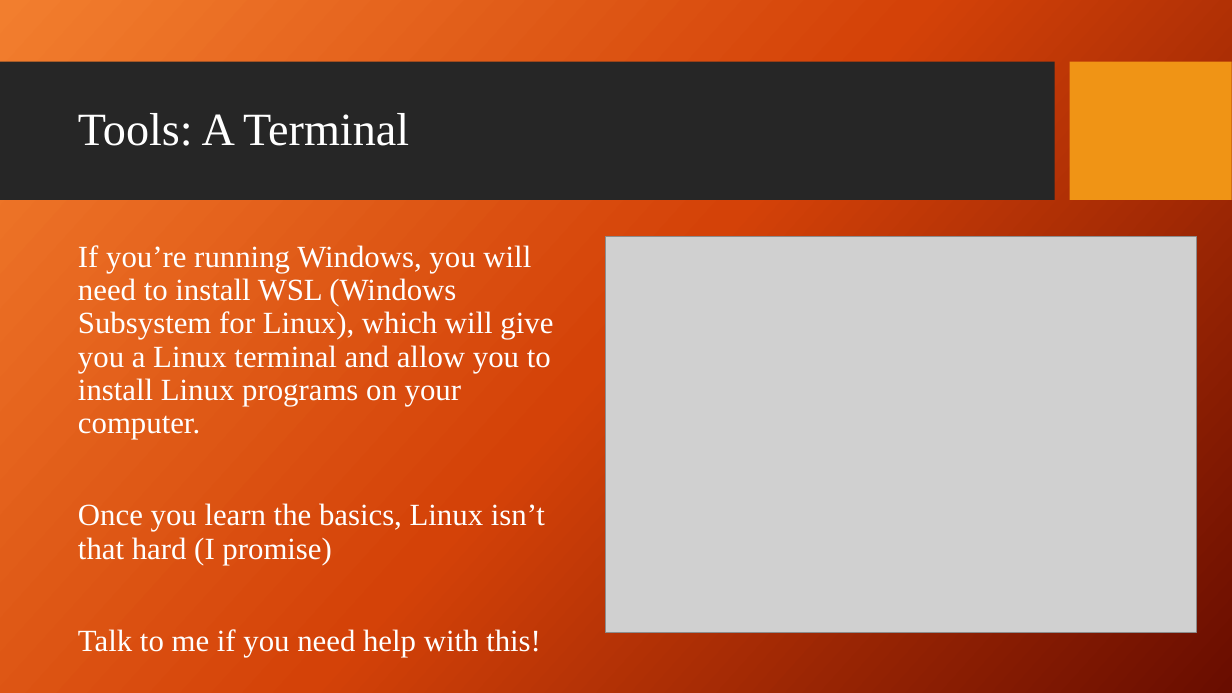
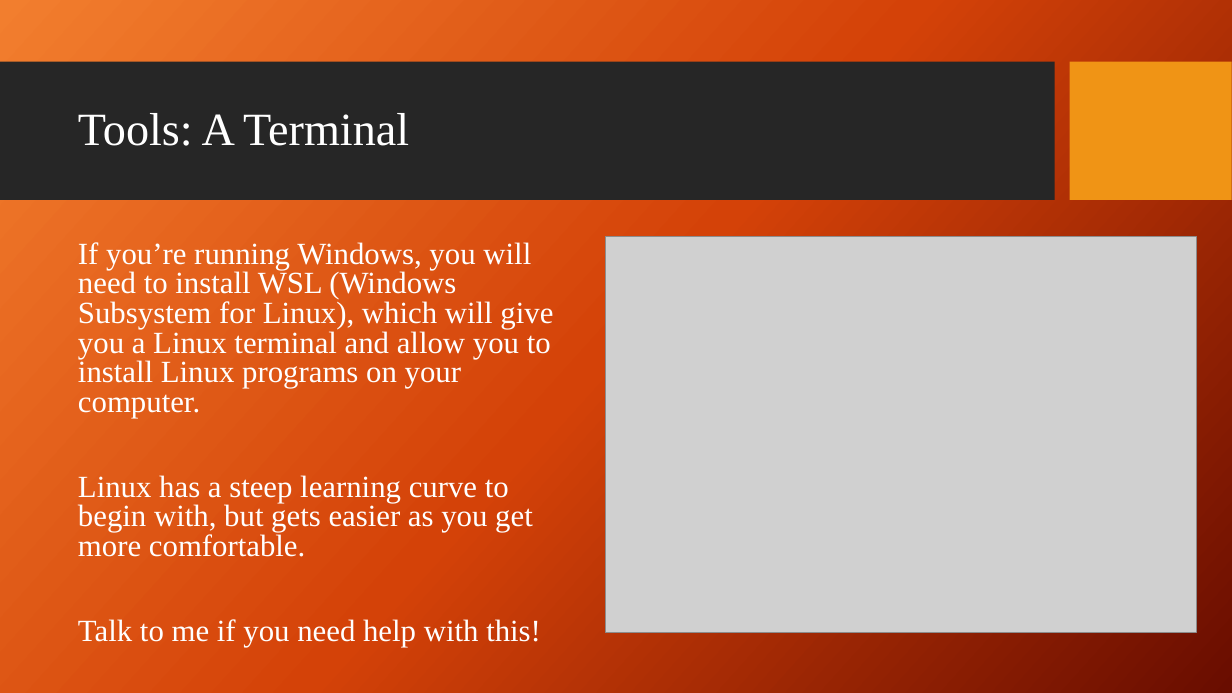
Before and after one commit to jacksondatkuliak/PythonBootcamp2026, a slide deck: slide 12 of day1/slides/intro.pptx. Drawn at 1232x693 pixels with LibreOffice and Linux fonts; fonts in the diff are those of the drawing; grey boxes stand for pictures; background and template pictures are left out. Boxes give left, top, right and bottom in pixels: in the first picture for what was removed or moved away, otherwise in the second. Text is boxed around its words. In the diff, an @@ line names an element or a change of style, - is before the commit and + after.

```diff
--- a/day1/slides/intro.pptx
+++ b/day1/slides/intro.pptx
@@ text at [78, 242, 553, 647]: line spacing 0.9 to 0.8 @@
@@ text at [78, 475, 533, 557]: text changed @@
-Once you learn the basics, Linux isn’t that hard (I promise)
+Linux has a steep learning curve to begin with, but gets easier as you get more comfortable.
```
Also in this commit, not shown: 6 other slides changed, 5 other files.
